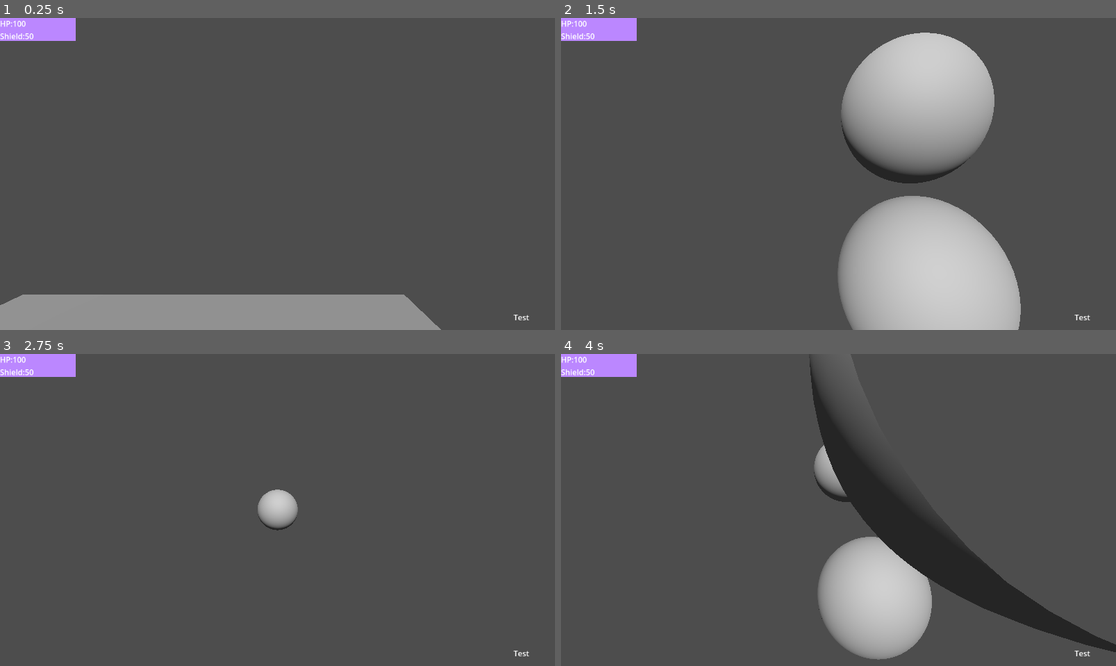
Above: before the commit, frames 1-4 (two rows, left to right).
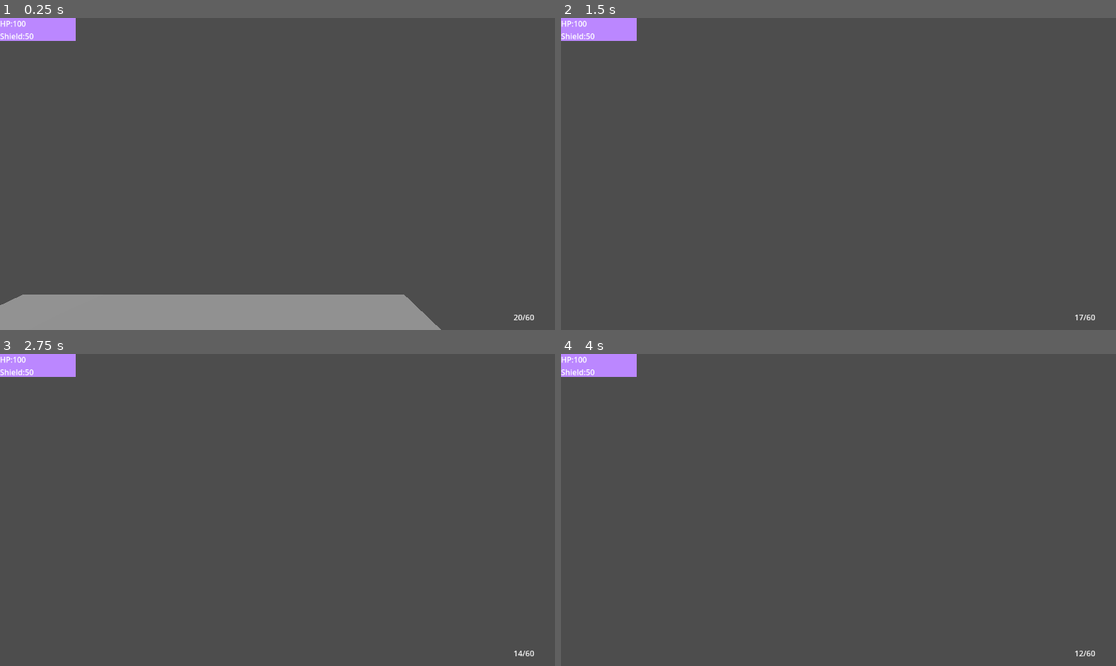
Above: after the commit, the same moments.

Repository: kuritism/scrimmages-during-internship-2
Game: Godot game, scene res://level.tscn
The game is run twice, just before and just after one commit, with the same random seed, the same clock (stepped at 60 frames per second) and the same inputs.
Inputs (mouse positions are in pixels of both pictures, inside the frame that each line leads up to):
- Up to frame 1 (0.25 s): no input
- Up to frame 2 (1.5 s): move the mouse to (866, 174) at 0.52 s; press the mouse at (866, 174) at 0.53 s; hold W (move_forward) from 0.53 s (still down); tap Space (jump) at 0.77 s; move the mouse to (810, 174) at 1.27 s; release the mouse at (810, 174) at 1.28 s; click (810, 174) at 1.35 s
- Up to frame 3 (2.75 s): keep holding W (move_forward); tap Space (jump) at 1.52 s; move the mouse to (288, 503) at 2.02 s; press the mouse at (288, 503) at 2.03 s
- Up to frame 4 (4 s): keep holding W (move_forward); move the mouse to (832, 516) at 2.77 s; release the mouse at (832, 516) at 2.78 s; click (832, 516) at 2.85 s; tap Space (jump) at 3.02, 3.77 s; move the mouse to (877, 513) at 3.52 s; press the mouse at (877, 513) at 3.53 s

The runs differ from the first frame. In frame 1, less than 0.1% of the frame differs, in the area x 92-97%, y 95-97%; in frame 2, 22%, in the area x 49-97%, y 4-100%; in frame 3, 0.7%; in frame 4, 14%.
Error before the commit: Invalid access to property or key 'num_bullets' on a base object of type 'null instance'. (res://GUI.gd:13)

Commit message:
Revert "Merge branch 'main' of https://github.com/kuritism/scrimmages-during-internship-2"
This reverts commit 7e3b37598ea20c107b0d12527f7dbe980791d3ad, reversing
changes made to 907b525e9a6f06f0d3f1a902e7406325ed7e05e0.

Diff:
--- a/Gun_Component.gd
+++ b/Gun_Component.gd
@@ -22,9 +22,8 @@
 		var bullet = instancedBull.instantiate()
 		add_child(bullet)
 		bullet.setup(bullet_damage)
-		bullet.position.x=position.x
+		bullet.position.x=position.x - 1
 		bullet.position.y=position.y - 0.5
-		bullet.position.z=position.z
 		bullet.reparent(root)
 	num_bullets -= 1
 	can_fire = false
--- a/level.tscn
+++ b/level.tscn
@@ -9,6 +9,8 @@
 [sub_resource type="PlaneMesh" id="PlaneMesh_s3vur"]
 
 [sub_resource type="WorldBoundaryShape3D" id="WorldBoundaryShape3D_d3oby"]
+
+[sub_resource type="CylinderShape3D" id="CylinderShape3D_pkv2p"]
 
 [node name="Node3D" type="Node3D"]
 
@@ -37,3 +39,8 @@
 
 [node name="Player" parent="GUI" instance=ExtResource("1_lin1h")]
 transform = Transform3D(1, 0, 0, 0, 1, 0, 0, 0, 1, 1.67801, 1.57629, 0.819533)
+
+[node name="Floor Detection" type="ShapeCast3D" parent="GUI/Player"]
+transform = Transform3D(0.9, 0, 0, 0, 0.208, 0, 0, 0, 0.9, 0, 0.116593, 0)
+shape = SubResource("CylinderShape3D_pkv2p")
+target_position = Vector3(0, -4.5, 0)
--- a/player.gd
+++ b/player.gd
@@ -6,7 +6,6 @@
 
 @onready var twist_pivot := $TwistPivot
 @onready var pitch_pivot := $TwistPivot/PitchPivot
-@onready var gun := $"TwistPivot/PitchPivot/Gun Component"
 
 func _ready() -> void:
 	Input.set_mouse_mode(Input.MOUSE_MODE_CAPTURED)
@@ -36,9 +35,9 @@
 	twist_input = 0.0
 	pitch_input = 0.0
 	if Input.is_action_pressed("fire"):
-		gun.attempt_fire()
+		$"Gun Component".attempt_fire()
 	if Input.is_action_pressed("reload"):
-		gun.attempt_reload()
+		$"Gun Component".attempt_reload()
 
 	if $"HP".HP <= 0:
 		for child in self.get_children():
--- a/player.tscn
+++ b/player.tscn
@@ -7,8 +7,6 @@
 [sub_resource type="CapsuleMesh" id="CapsuleMesh_y4bbw"]
 
 [sub_resource type="CapsuleShape3D" id="CapsuleShape3D_3eqj2"]
-
-[sub_resource type="CylinderShape3D" id="CylinderShape3D_xlftk"]
 
 [node name="Player" type="RigidBody3D"]
 lock_rotation = true
@@ -29,22 +27,16 @@
 [node name="Camera3D" type="Camera3D" parent="TwistPivot/PitchPivot"]
 transform = Transform3D(1, 0, 0, 0, 1, 0, 0, 0, 1, 0, 0.499952, -0.495036)
 
-[node name="Gun Component" type="Node3D" parent="TwistPivot/PitchPivot"]
-transform = Transform3D(1, 0, 0, 0, 1, 0, 0, 0, 1, 0, 0.5, -0.896427)
+[node name="HP" parent="." instance=ExtResource("2_o5ksn")]
+
+[node name="Gun Component" type="Node3D" parent="."]
 script = ExtResource("2_gls47")
 
-[node name="Chamber_Time" type="Timer" parent="TwistPivot/PitchPivot/Gun Component"]
+[node name="Chamber_Time" type="Timer" parent="Gun Component"]
 one_shot = true
 
-[node name="Reload_Time" type="Timer" parent="TwistPivot/PitchPivot/Gun Component"]
+[node name="Reload_Time" type="Timer" parent="Gun Component"]
 one_shot = true
 
-[node name="HP" parent="." instance=ExtResource("2_o5ksn")]
-
-[node name="Floor Detection" type="ShapeCast3D" parent="."]
-transform = Transform3D(0.9, 0, 0, 0, 0.208, 0, 0, 0, 0.9, 0, 0.116593, 0)
-shape = SubResource("CylinderShape3D_xlftk")
-target_position = Vector3(0, -4.5, 0)
-
-[connection signal="timeout" from="TwistPivot/PitchPivot/Gun Component/Chamber_Time" to="TwistPivot/PitchPivot/Gun Component" method="_on_chamber_time_timeout"]
-[connection signal="timeout" from="TwistPivot/PitchPivot/Gun Component/Reload_Time" to="TwistPivot/PitchPivot/Gun Component" method="_on_reload_time_timeout"]
+[connection signal="timeout" from="Gun Component/Chamber_Time" to="Gun Component" method="_on_chamber_time_timeout"]
+[connection signal="timeout" from="Gun Component/Reload_Time" to="Gun Component" method="_on_reload_time_timeout"]
Not shown: 1 places in Bullet.tscn that only renumber resources
Not shown: 1 places in level.tscn that only renumber resources
Not shown: 1 places in player.tscn that only renumber resources
